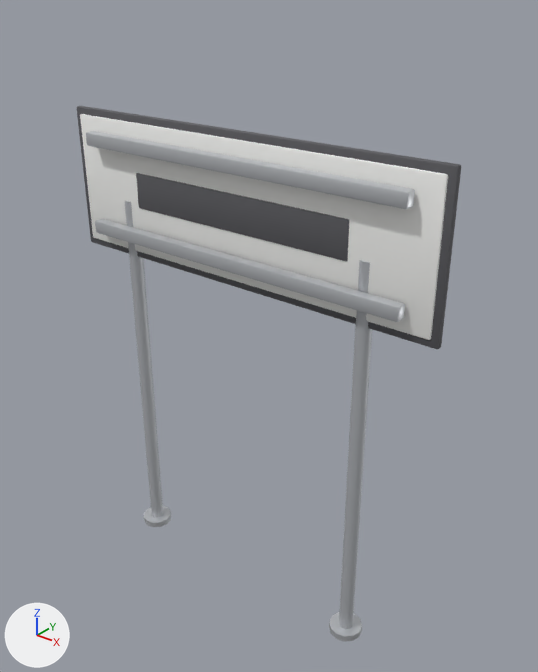
The glTF model models/th39_ortstafel.glb, before and after one commit.
The view is the same before and after, from a camera (50 mm lens) standing at (1.91, -2.18, 2.71) and looking at (0.09, 0.1, 1.3). The axes (+X, +Y, +Z) are drawn at lower left. The lights are the same throughout. The older version comes first. Vertices at exactly the same position are counted once.
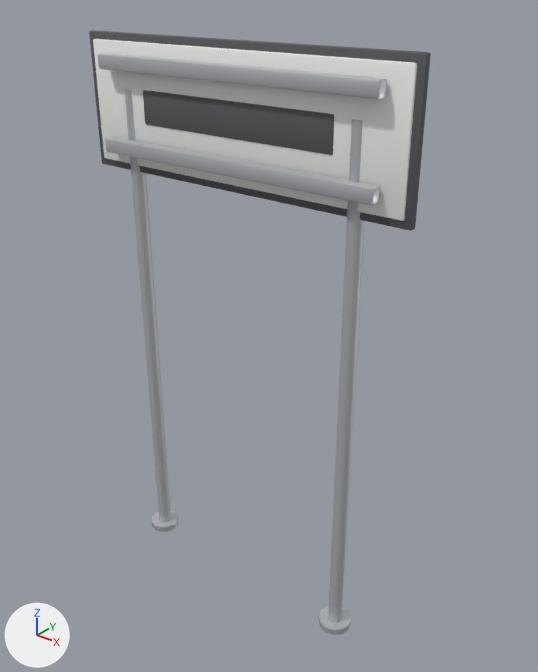
Diff of the bpy script that builds the scene:
```diff
--- a/models/th39_ortstafel.glb.py
+++ b/models/th39_ortstafel.glb.py
@@ me_cylinder_002 @@
-me_cylinder_002.from_pydata(...)  # 20 vertices, 36 faces; spans x -0.03..0.03, y -0.03..0.03, z -0.9..0.9
+me_cylinder_002.from_pydata(...)  # 20 vertices, 36 faces; spans x -0.03..0.03, y -0.03..0.03, z -1.14..1.14
+# me_cylinder_002 part 1: the whole mesh is scaled about its middle by (1, 1, 1.27)
 me_cylinder_002.materials.append(mat_stpfost)
@@ me_cube @@
-me_cube.from_pydata(...)  # 56 vertices, 108 faces; spans x -0.9..0.9, y -0.02..0.02, z -0.29..0.29
+me_cube.from_pydata(...)  # 56 vertices, 108 faces; spans x -0.76..0.76, y -0.02..0.02, z -0.25..0.25
+# me_cube part 2: the whole mesh is scaled about its middle by (0.844, 1, 0.86)
 me_cube.materials.append(mat_stweiss)
@@ me_cube_001 @@
-me_cube_001.from_pydata(...)  # 56 vertices, 108 faces; spans x -0.93..0.93, y -0.01..0.01, z -0.32..0.32
+me_cube_001.from_pydata(...)  # 56 vertices, 108 faces; spans x -0.79..0.79, y -0.01..0.01, z -0.28..0.28
+# me_cube_001 part 3: the whole mesh is scaled about its middle by (0.849, 1, 0.873)
 me_cube_001.materials.append(mat_stschw)
@@ me_cube_002 @@
-me_cube_002.from_pydata(...)  # 56 vertices, 108 faces; spans x -0.55..0.55, y -0.027..0.027, z -0.08..0.08
+me_cube_002.from_pydata(...)  # 56 vertices, 108 faces; spans x -0.47..0.47, y -0.027..0.027, z -0.07..0.07
+# me_cube_002 part 4: the whole mesh is scaled about its middle by (0.853, 1, 0.868)
 me_cube_002.materials.append(mat_stschw)
@@ me_cube_003 @@
-me_cube_003.from_pydata(...)  # 56 vertices, 108 faces; spans x -0.8..0.8, y -0.03..0.03, z -0.03..0.03
+me_cube_003.from_pydata(...)  # 56 vertices, 108 faces; spans x -0.67..0.67, y -0.03..0.03, z -0.03..0.03
+# me_cube_003 part 5: the whole mesh is scaled about its middle by (0.837, 1, 1)
 me_cube_003.materials.append(mat_ststahl)
@@ me_cube_004 @@
-me_cube_004.from_pydata(...)  # 56 vertices, 108 faces; spans x -0.8..0.8, y -0.03..0.03, z -0.03..0.03
+me_cube_004.from_pydata(...)  # 56 vertices, 108 faces; spans x -0.67..0.67, y -0.03..0.03, z -0.03..0.03
+# me_cube_004 part 6: the whole mesh is scaled about its middle by (0.837, 1, 1)
 me_cube_004.materials.append(mat_ststahl)
@@ ob_cylinder @@
 ob_cylinder = bpy.data.objects.new('Cylinder', me_cylinder)
-ob_cylinder.location = (-0.62, 0.0, 0.9)
+ob_cylinder.location = (-0.56, 0.0, 1.14)
@@ ob_cylinder_001 @@
 ob_cylinder_001 = bpy.data.objects.new('Cylinder.001', me_cylinder_001)
-ob_cylinder_001.location = (-0.62, 0.0, 0.016)
+ob_cylinder_001.location = (-0.56, 0.0, 0.016)
@@ ob_cylinder_002 @@
 ob_cylinder_002 = bpy.data.objects.new('Cylinder.002', me_cylinder_002)
-ob_cylinder_002.location = (0.62, 0.0, 0.9)
+ob_cylinder_002.location = (0.56, 0.0, 1.14)
@@ ob_cylinder_003 @@
 ob_cylinder_003 = bpy.data.objects.new('Cylinder.003', me_cylinder_003)
-ob_cylinder_003.location = (0.62, 0.0, 0.016)
+ob_cylinder_003.location = (0.56, 0.0, 0.016)
@@ ob_cube @@
 ob_cube = bpy.data.objects.new('Cube', me_cube)
-ob_cube.location = (0.0, 0.0, 1.86)
+ob_cube.location = (0.0, 0.0, 2.22)
@@ ob_cube_001 @@
 ob_cube_001 = bpy.data.objects.new('Cube.001', me_cube_001)
-ob_cube_001.location = (0.0, 0.0, 1.86)
+ob_cube_001.location = (0.0, 0.0, 2.22)
@@ ob_cube_002 @@
 ob_cube_002 = bpy.data.objects.new('Cube.002', me_cube_002)
-ob_cube_002.location = (0.0, 0.0, 1.86)
+ob_cube_002.location = (0.0, 0.0, 2.22)
@@ ob_cube_003 @@
 ob_cube_003 = bpy.data.objects.new('Cube.003', me_cube_003)
-ob_cube_003.location = (0.0, -0.055, 1.66)
+ob_cube_003.location = (0.0, -0.055, 2.05)
@@ ob_cube_004 @@
 ob_cube_004 = bpy.data.objects.new('Cube.004', me_cube_004)
-ob_cube_004.location = (0.0, -0.055, 2.06)
+ob_cube_004.location = (0.0, -0.055, 2.39)
```

Where the change shows, as pixel boxes (x1, y1, x2, y2) in the pictures (538 x 672 px):
'Cube', moved, rescaled (12% narrower, 19% shorter): before (80, 114, 448, 340); after (93, 39, 417, 221)
'Cube.001', moved, rescaled (11% narrower, 17% shorter): before (77, 106, 461, 349); after (89, 30, 431, 231)
'Cube.002', moved, rescaled (10% narrower, 26% shorter): before (136, 173, 349, 261); after (143, 90, 334, 155)
'Cube.004', moved, rescaled (12% narrower, 41% shorter): before (86, 131, 415, 209); after (98, 53, 387, 99)
'Cylinder.002', moved, rescaled (9% wider, 36% taller): before (339, 260, 372, 629); after (328, 119, 364, 623)
'Cube.003', moved, rescaled (11% narrower, 34% shorter): before (95, 219, 405, 322); after (105, 137, 380, 205)
'Cylinder', moved: before (125, 201, 163, 518); after (124, 90, 171, 522)
'Cylinder.003', moved: before (329, 612, 362, 642); after (319, 606, 351, 635)
'Cylinder.001', moved: before (144, 506, 171, 527); after (152, 510, 179, 532)
